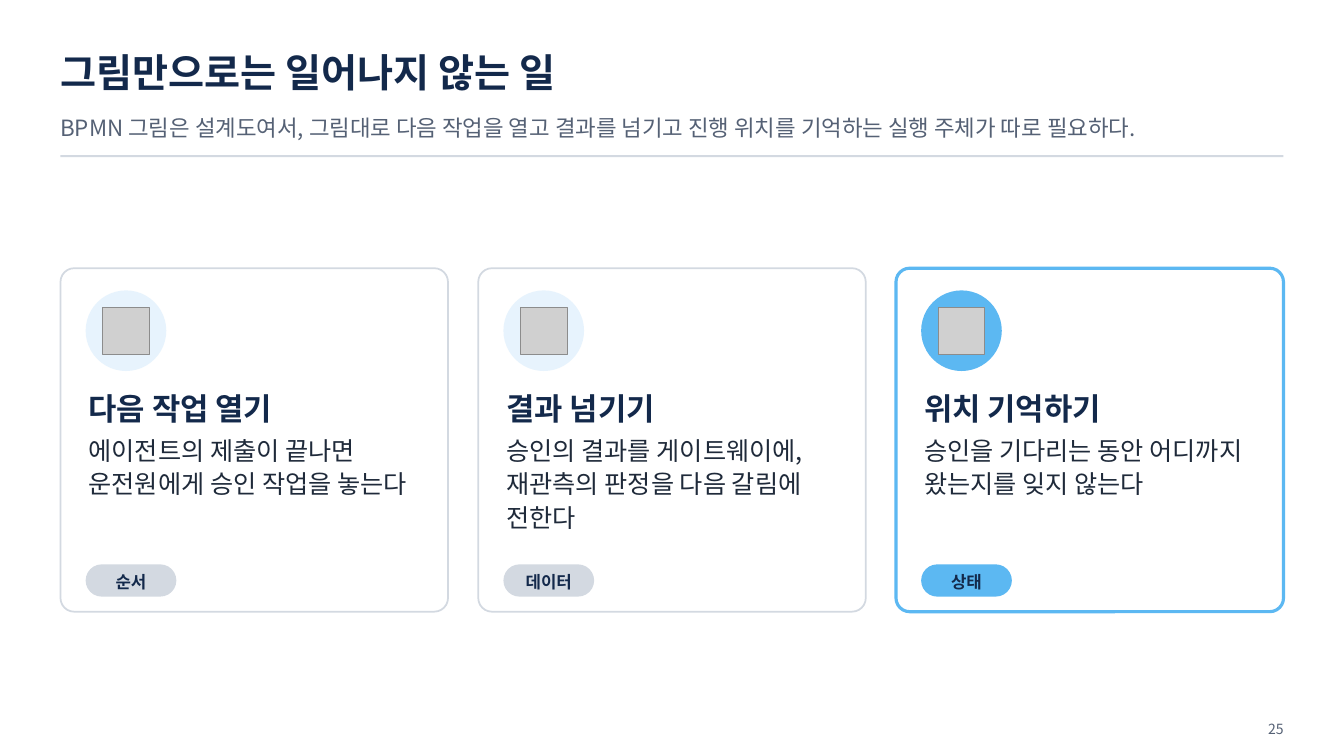
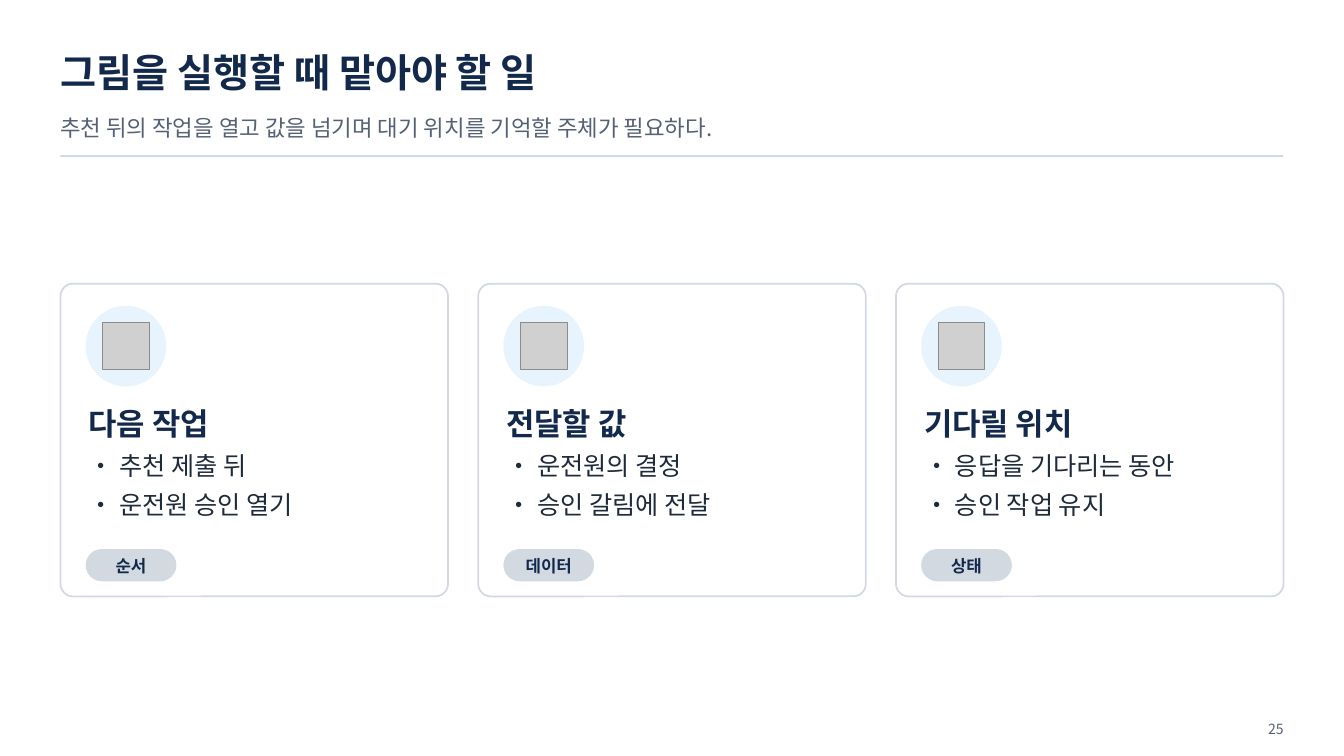
Before and after one commit to uengine-oss/hyd-iot-edu, a slide deck: slide 25 of workspace/강의제작/산출물/통합반/이론_오프라인/08회차/통합반_오프라인_08회차.pptx. Drawn at 1344x756 pixels with LibreOffice and Linux fonts; fonts in the diff are those of the drawing; grey boxes stand for pictures. Boxes give left, top, right and bottom in pixels: in the first picture for what was removed or moved away, otherwise in the second. Text is boxed around its words. In the diff, an @@ line names an element or a change of style, - is before the commit and + after.

Commit message:
통합반 현장 8회차 24~32장 실행 연결과 감사 기록의 화면·노트를 검토하고 현장 전용 네 장을 확정

```diff
--- a/workspace/강의제작/산출물/통합반/이론_오프라인/08회차/통합반_오프라인_08회차.pptx
+++ b/workspace/강의제작/산출물/통합반/이론_오프라인/08회차/통합반_오프라인_08회차.pptx
@@ text at (60, 54, 537, 91): text changed @@
-그림만으로는 일어나지 않는 일
+그림을 실행할 때 맡아야 할 일
@@ text at (60, 117, 713, 138): text changed @@
-BPMN 그림은 설계도여서, 그림대로 다음 작업을 열고 결과를 넘기고 진행 위치를 기억하는 실행 주체가 따로 필요하다.
+추천 뒤의 작업을 열고 값을 넘기며 대기 위치를 기억할 주체가 필요하다.
@@ rounded rectangle: place and size @@
-rounded rectangle at (60, 268, 448, 612)
+rounded rectangle at (60, 283, 448, 596)
@@ rounded rectangle: place and size @@
-rounded rectangle at (478, 268, 865, 612)
+rounded rectangle at (478, 283, 865, 596)
@@ rounded rectangle: place and size @@
-rounded rectangle at (896, 268, 1284, 612)
+rounded rectangle at (896, 283, 1284, 596)
@@ rounded rectangle at (896, 283, 1284, 596): outline #5CB8F2 2.25 pt to #D3D9E1 1.25 pt @@
@@ ellipse at (922, 306, 1002, 386): fill #5CB8F2 to #E7F3FD @@
@@ 3 ellipses, 3 pictures: place and size @@
-3 ellipses, 3 pictures at (86, 290, 1002, 371)
+3 ellipses, 3 pictures at (86, 306, 1002, 386)
@@ text at (88, 409, 293, 516): text changed @@
-다음 작업 열기
-에이전트의 제출이 끝나면 운전원에게 승인 작업을 놓는다
+다음 작업
+• 추천 제출 뒤
+• 운전원 승인 열기
@@ text at (506, 409, 710, 516): text changed @@
-결과 넘기기
-승인의 결과를 게이트웨이에, 재관측의 판정을 다음 갈림에 전한다
+전달할 값
+• 운전원의 결정
+• 승인 갈림에 전달
@@ text at (924, 409, 1174, 516): text changed @@
-위치 기억하기
-승인을 기다리는 동안 어디까지 왔는지를 잊지 않는다
+기다릴 위치
+• 응답을 기다리는 동안
+• 승인 작업 유지
@@ 3 texts, 3 rounded rectangles: place and size @@
-3 texts, 3 rounded rectangles at (86, 565, 1012, 597)
+3 texts, 3 rounded rectangles at (86, 549, 1012, 582)
@@ rounded rectangle at (922, 549, 1012, 582): fill #5CB8F2 to #D3D9E1 @@
```
Also in this commit, not shown: 9 other slides changed, 2 slides added, 7 other files.
